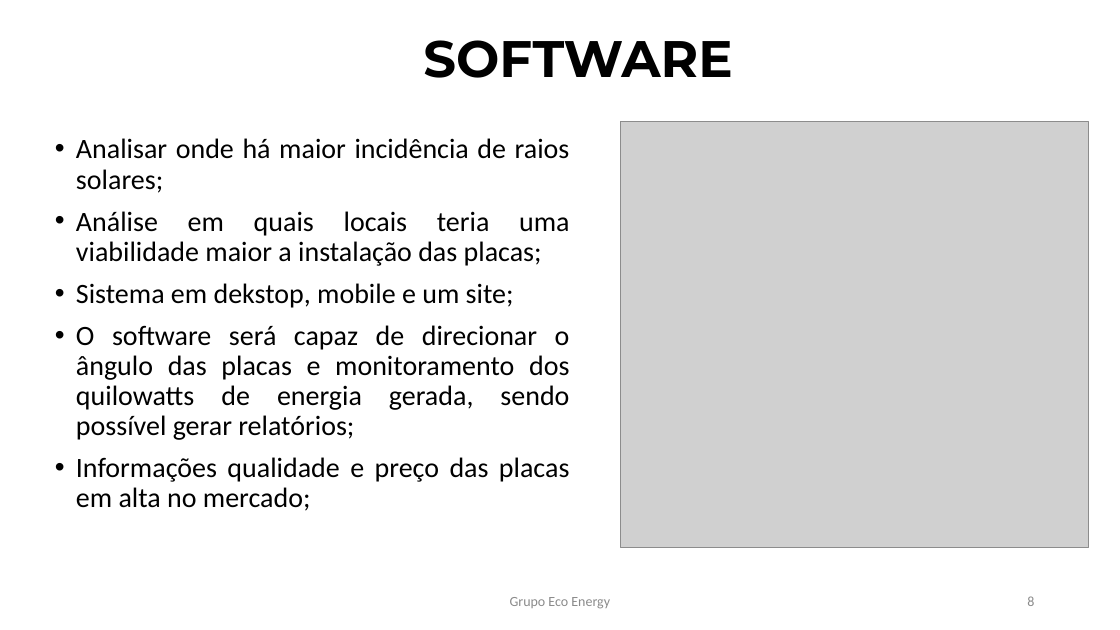
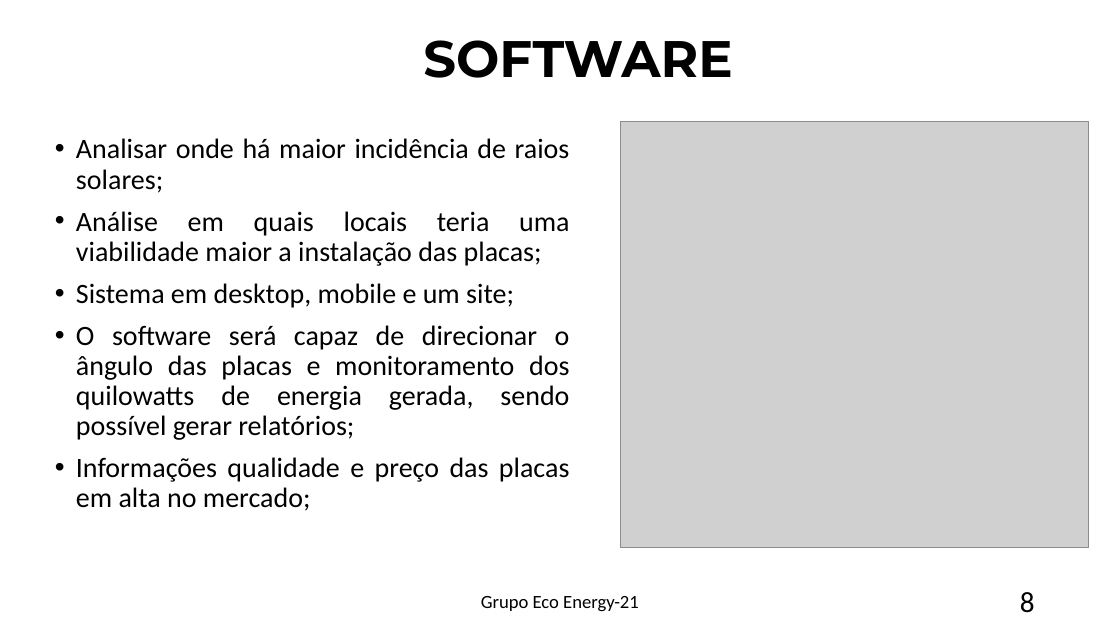
Before and after one commit to niltonjaber/ECO-Energy-21-, a slide deck: slide 8 of Projeto Eco-Energy 21 (4).pptx. Drawn at 1120x630 pixels with LibreOffice and Linux fonts; fonts in the diff are those of the drawing; grey boxes stand for pictures. Boxes give left, top, right and bottom in pixels: in the first picture for what was removed or moved away, otherwise in the second. Text is boxed around its words. In the diff, an @@ line names an element or a change of style, - is before the commit and + after.

```diff
--- a/Projeto Eco-Energy 21 (4).pptx
+++ b/Projeto Eco-Energy 21 (4).pptx
@@ text at bbox=[76, 283, 514, 308]: text changed @@
-• Sistema em dekstop, mobile e um site;
+• Sistema em desktop, mobile e um site;
@@ text at bbox=[481, 596, 639, 612]: text changed; size 12 to 16 pt; text colour #8C8C8C to #000000 @@
-Grupo Eco Energy
+Grupo Eco Energy-21
@@ text "8" at bbox=[1020, 592, 1035, 613]: size 12 to 25 pt, text colour #8C8C8C to #000000 @@
```
Also in this commit, not shown: 5 other slides changed, 1 slide added.
